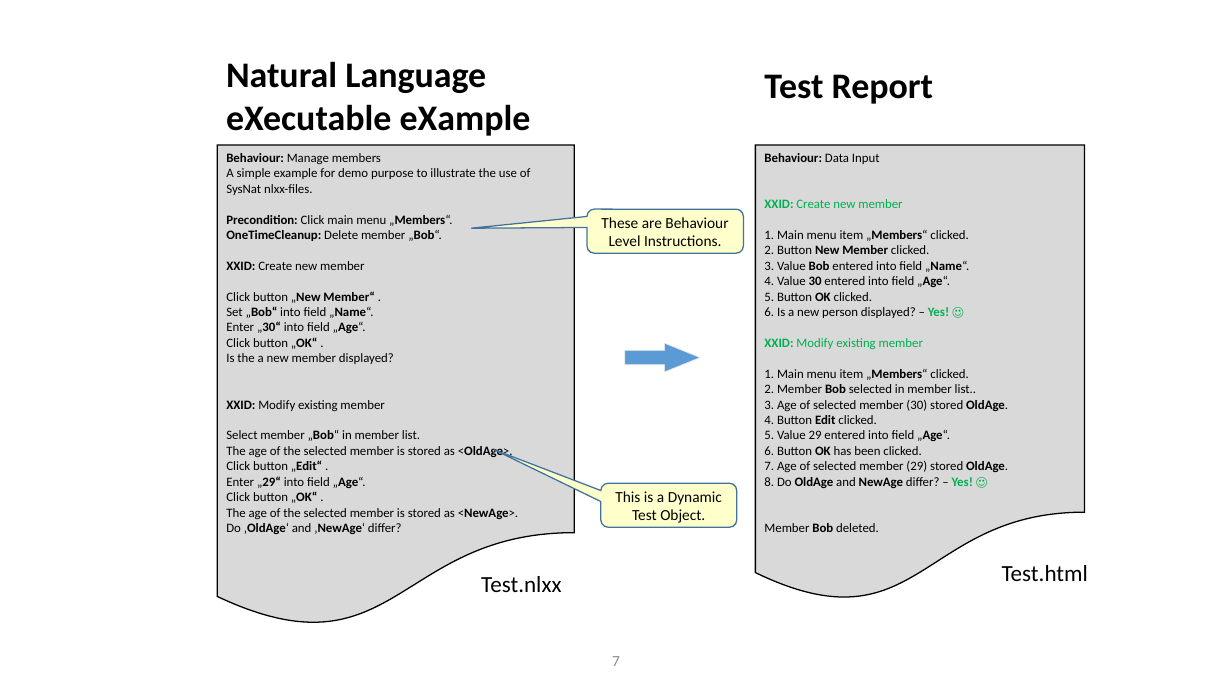
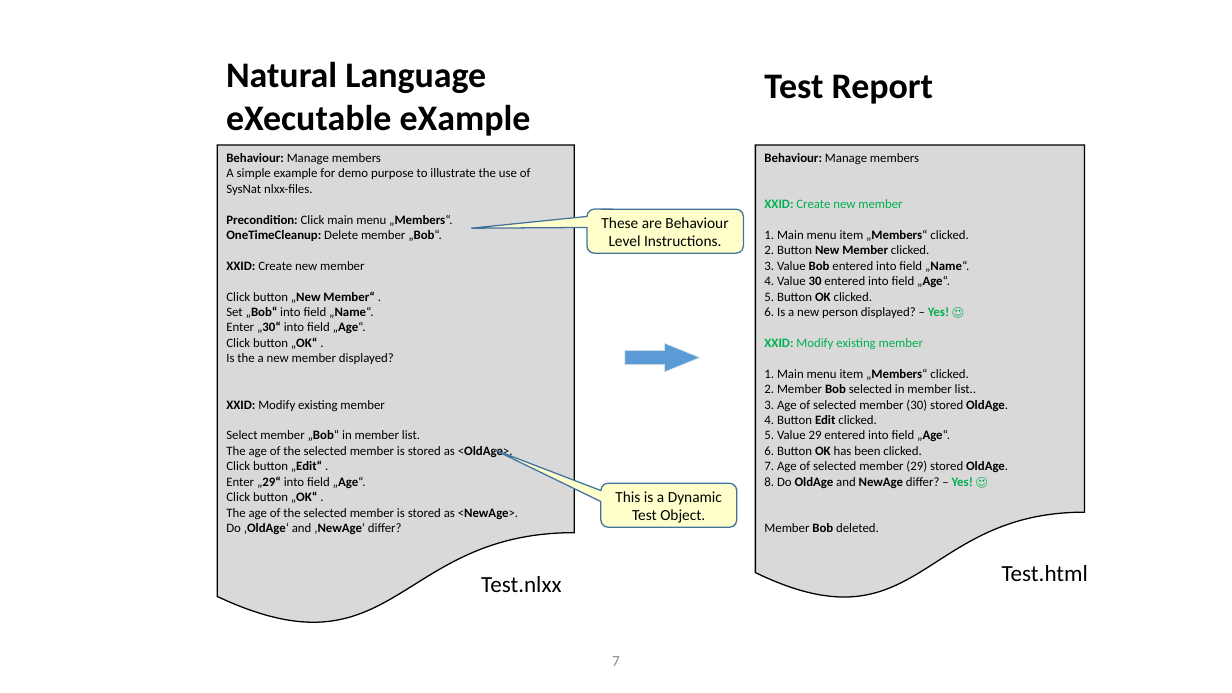
Before and after one commit to iks-gmbh-tools/SysNat, a slide deck: slide 7 of documentation/Figures.pptx. Drawn at 1232x693 pixels with LibreOffice and Linux fonts; fonts in the diff are those of the drawing. Boxes give left, top, right and bottom in pixels: in the first picture for what was removed or moved away, otherwise in the second. Text is boxed around its words. In the diff, an @@ line names an element or a change of style, - is before the commit and + after.

```diff
--- a/documentation/Figures.pptx
+++ b/documentation/Figures.pptx
@@ text in flow chart document at (764, 153, 919, 164): text changed; bold off @@
-Behaviour: Data Input
+Behaviour: Manage members
```
Also in this commit, not shown: 1 other file.
